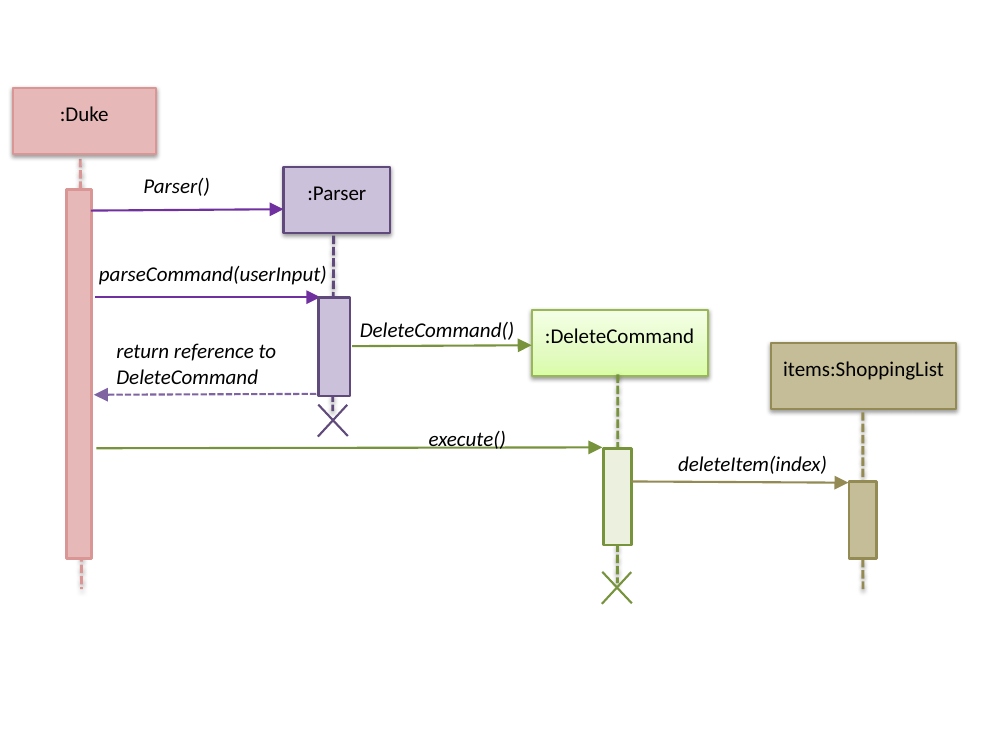
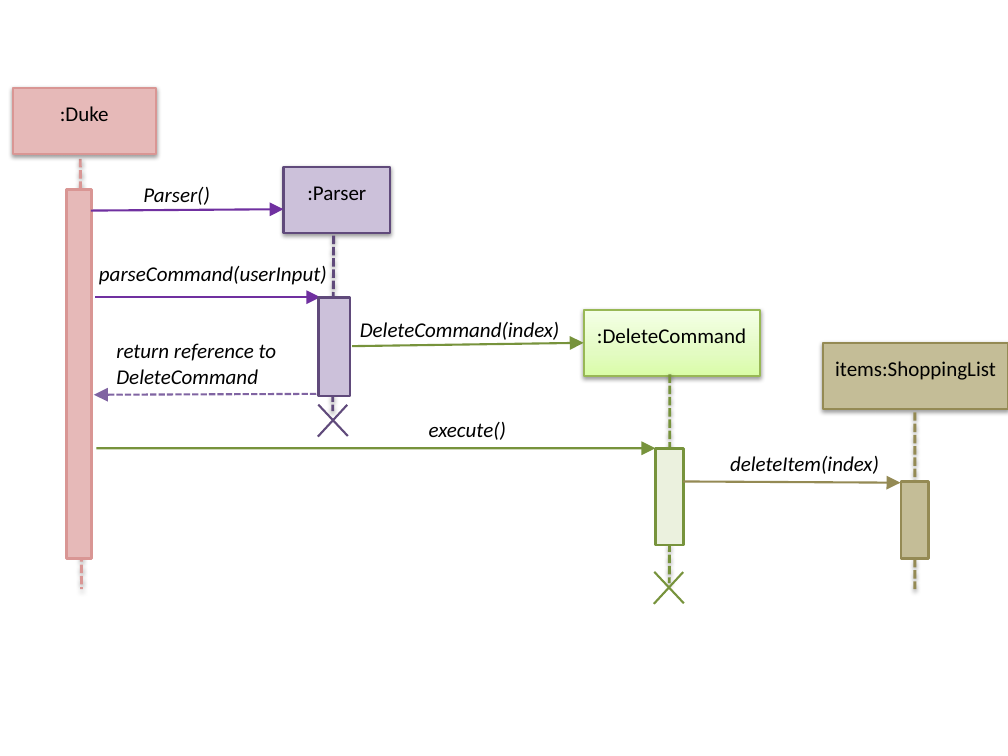
Before and after one commit to nus-cs2113-AY1920S2/tp, a slide deck: slide 1 of docs/Delete.pptx. Drawn at 1008x756 pixels with LibreOffice and Linux fonts; fonts in the diff are those of the drawing. Boxes give left, top, right and bottom in pixels: in the first picture for what was removed or moved away, otherwise in the second. Text is boxed around its words. In the diff, an @@ line names an element or a change of style, - is before the commit and + after.

Commit message:
Added Developer Guide for Mark and Unmark feature, and edited Developer Guide for Delete feature

```diff
--- a/docs/Delete.pptx
+++ b/docs/Delete.pptx
@@ text "Parser()" moved from (x1=143, y1=178, x2=209, y2=196) to (x1=143, y1=187, x2=209, y2=205) @@
@@ text at (x1=360, y1=322, x2=560, y2=344): text changed @@
-DeleteCommand()
+DeleteCommand(index)
@@ rectangle ":DeleteCommand" moved from (x1=531, y1=310, x2=708, y2=377) to (x1=584, y1=310, x2=760, y2=377) @@
@@ arrow moved from (352, 346) - (531, 346) to (352, 346) - (584, 343) @@
@@ rectangle "items:ShoppingList" moved from (x1=771, y1=343, x2=956, y2=409) to (x1=824, y1=343, x2=1008, y2=409) @@
@@ text "execute()" moved from (x1=429, y1=431, x2=506, y2=449) to (x1=429, y1=422, x2=506, y2=440) @@
@@ arrow moved from (97, 449) - (603, 448) to (97, 449) - (655, 449) @@
@@ 4 lines, 2 rectangles, 1 text, 1 arrow moved together from (x1=602, y1=374, x2=876, y2=604) to (x1=654, y1=374, x2=928, y2=604) @@
```
Also in this commit, not shown: 5 other files.
